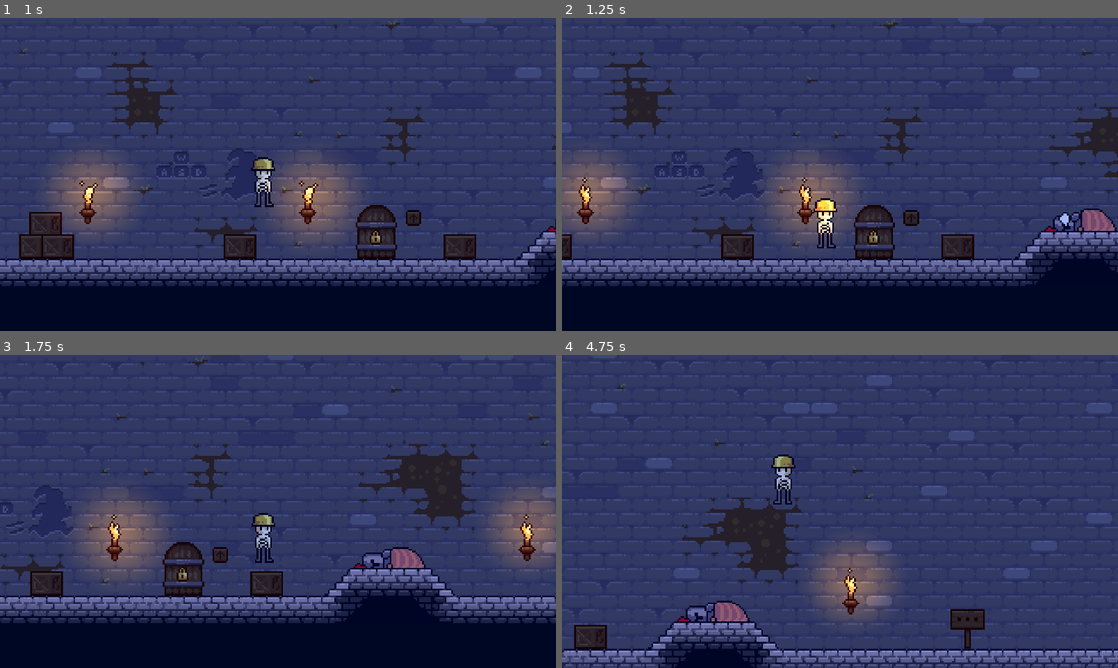
Above: before the commit, frames 1-4 (two rows, left to right).
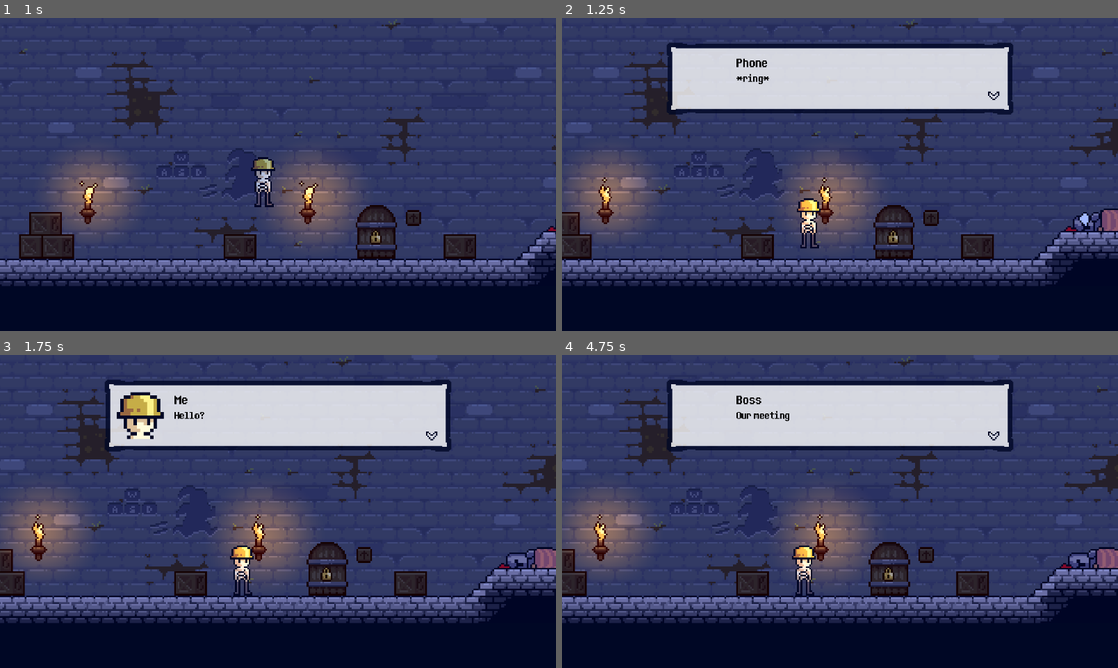
Above: after the commit, the same moments.

Repository: Lukko-Digital/You-Made-The-Dungeon
Game: Godot game, scene res://levels/level_0.tscn
Two runs of this game, one before a commit and one after it. Both use one fixed random seed, a clock stepped at 60 frames per second and the inputs below. The engine's default icon, where the game draws it, is replaced by a stand-in: a white triangle on a blue panel in a dark square.
Inputs:
- Up to frame 1 (1 s): hold D (right) from 0.53 s (still down); tap E (interact) at 0.6 s; tap Space (jump) at 0.77, 0.8 s
- Up to frame 2 (1.25 s): keep holding D (right); tap Space (jump) at 1.07 s
- Up to frame 3 (1.75 s): keep holding D (right); tap Space (jump) at 1.35, 1.52 s; tap E (interact) at 1.55 s
- Up to frame 4 (4.75 s): tap Space (jump) at 1.82, 2.3, 3.02, 3.32, 3.6, 3.77, 4.07, 4.52 s; release D (right) at 2.03 s; hold A (left) 2.03-2.78 s; tap E (interact) at 2.1, 2.85, 4.35 s; hold D (right) 2.78-4.28 s; hold A (left) from 4.28 s (still down)

Frame 1 is identical in both runs. In frame 2, 30% of the frame differs, in the area x 0-100%, y 0-86%; in frame 3, 41%; in frame 4, 49%, in the area x 0-100%, y 0-100%.
Error in both runs: Invalid assignment of property or key 'parameters/conditions/not_shot' with value of type 'bool' on a base object of type 'AnimationTree'. (res://scripts/playe…

Commit message:
implement phone call

Diff:
--- a/assets/dialogue/dialogue.json
+++ b/assets/dialogue/dialogue.json
@@ -28,6 +28,42 @@
 			{
 				"Name": "Me",
 				"Text": "Yup, better get moving."
+			}
+		]
+	},
+	"PhoneCall": {
+		"0": [
+			{
+				"Name": "Phone",
+				"Text": "*ring* *ring*"
+			},
+			{
+				"Name": "Me",
+				"Text": "Hello?"
+			},
+			{
+				"Name": "Boss",
+				"Text": "Hey! What are you still doing down there?"
+			},
+			{
+				"Name": "Boss",
+				"Text": "Our meeting is starting in five minutes!"
+			},
+			{
+				"Name": "Boss",
+				"Text": "You better get out of there before the knight wakes up!"
+			},
+			{
+				"Name": "Me",
+				"Text": "..."
+			},
+			{
+				"Name": "Phone",
+				"Text": "*click*"
+			},
+			{
+				"Name": "Me",
+				"Text": "Well, I'm right next to the elevator, I should make it in time."
 			}
 		]
 	},
--- /dev/null
+++ b/levels/PhoneCall.gd
@@ -0,0 +1,15 @@
+extends Area2D
+
+
+# Called when the node enters the scene tree for the first time.
+func _ready():
+	pass # Replace with function body.
+
+
+# Called every frame. 'delta' is the elapsed time since the previous frame.
+func _process(delta):
+	pass
+
+
+func _on_ui_phone_call_stop():
+	queue_free()
--- a/levels/level_0.tscn
+++ b/levels/level_0.tscn
@@ -1,10 +1,11 @@
-[gd_scene load_steps=11 format=3 uid="uid://bpydykihrxsm0"]
+[gd_scene load_steps=13 format=3 uid="uid://bpydykihrxsm0"]
 
 [ext_resource type="PackedScene" uid="uid://6ccfrhghlje3" path="res://scenes/player.tscn" id="1_dlxqc"]
 [ext_resource type="Texture2D" uid="uid://im4xv880umd8" path="res://assets/sprites/tilesetv7.png" id="2_fafdl"]
 [ext_resource type="PackedScene" uid="uid://dl8vc046fcjch" path="res://scenes/sleeping_knight.tscn" id="3_ggvro"]
 [ext_resource type="PackedScene" uid="uid://c01fab6j58ira" path="res://scenes/sign.tscn" id="4_066gy"]
 [ext_resource type="PackedScene" uid="uid://bkhd2ngxnf8vq" path="res://scenes/ui.tscn" id="5_gox0s"]
+[ext_resource type="Script" path="res://levels/PhoneCall.gd" id="6_5qg6s"]
 
 [sub_resource type="RectangleShape2D" id="RectangleShape2D_lexo2"]
 size = Vector2(14, 27)
@@ -1321,6 +1322,9 @@
 fill_from = Vector2(0.517845, 0.442735)
 fill_to = Vector2(-0.143, 0.323)
 
+[sub_resource type="WorldBoundaryShape2D" id="WorldBoundaryShape2D_ln604"]
+normal = Vector2(-1, 0)
+
 [node name="Node2D" type="Node2D"]
 
 [node name="player" parent="." instance=ExtResource("1_dlxqc")]
@@ -1414,5 +1418,15 @@
 
 [node name="ui" parent="." instance=ExtResource("5_gox0s")]
 
+[node name="PhoneCall" type="Area2D" parent="." groups=["npc"]]
+script = ExtResource("6_5qg6s")
+
+[node name="CollisionShape2D" type="CollisionShape2D" parent="PhoneCall"]
+position = Vector2(-33, 3)
+shape = SubResource("WorldBoundaryShape2D_ln604")
+
 [connection signal="area_entered" from="player/NPCDialogueCollider" to="ui" method="_on_npc_dialogue_collider_area_entered"]
 [connection signal="area_exited" from="player/NPCDialogueCollider" to="ui" method="_on_npc_dialogue_collider_area_exited"]
+[connection signal="phone_call_start" from="ui" to="player" method="_on_ui_phone_call_start"]
+[connection signal="phone_call_stop" from="ui" to="player" method="_on_ui_phone_call_stop"]
+[connection signal="phone_call_stop" from="ui" to="PhoneCall" method="_on_ui_phone_call_stop"]
--- a/scripts/player.gd
+++ b/scripts/player.gd
@@ -27,6 +27,7 @@
 var is_on_dart: bool = false
 var jumping_off_dart: bool = false
 var dart_exit_wall_jump_available = false
+var phone_call: bool = false
 
 func _ready():
 	animation_tree["parameters/conditions/not_shot"] = true
@@ -58,7 +59,7 @@
 
 func handle_movement_run(delta: float) -> void:
 	var direction := Input.get_action_strength("right") - Input.get_action_strength("left")
-
+	if phone_call: direction = 0
 	var norm_vel := velocity.x / RUN_SPEED
 	var norm_target_vel := direction
 	var is_decelerating: bool = (norm_vel * norm_target_vel <= 0) && (abs(norm_vel) > abs(norm_target_vel))
@@ -89,7 +90,7 @@
 	last_jump_input += delta
 	last_grounded += delta
 
-	if Input.is_action_just_pressed("jump"):
+	if Input.is_action_just_pressed("jump") and not phone_call:
 		last_jump_input = 0.0
 
 	if is_on_floor():
@@ -236,3 +237,11 @@
 		is_on_spikes = true
 		animation_tree["parameters/conditions/climb"] = true
 		animation_tree["parameters/conditions/not_climb"] = false
+
+
+func _on_ui_phone_call_start():
+	phone_call = true
+
+
+func _on_ui_phone_call_stop():
+	phone_call = false
--- a/scripts/ui.gd
+++ b/scripts/ui.gd
@@ -12,6 +12,9 @@
 var current_dialogue_idx = 0
 var display_in_progress = false
 var rng = RandomNumberGenerator.new()
+
+signal phone_call_start
+signal phone_call_stop
 
 @onready var dialogue_prompt: Control = $HBoxContainer/VBoxContainer/MarginContainer2/DialoguePrompt
 @onready var dialogue_box: NinePatchRect = $HBoxContainer/VBoxContainer/MarginContainer2/DialogueBox
@@ -52,7 +55,11 @@
 			in_interaction = true
 
 func _on_npc_dialogue_collider_area_entered(area):
-	if area.is_in_group('npc'):
+	if area.name == 'PhoneCall':
+		load_npc_dialogue('PhoneCall')
+		current_interactable_npc = area.name
+		phone_call_start.emit()
+	elif area.is_in_group('npc'):
 		dialogue_prompt.show()
 		current_interactable_npc = area.name
 
@@ -79,10 +86,14 @@
 func handle_dialogue_display(dialogue_list):
 	if current_dialogue_idx >= len(dialogue_list):
 		dialogue_box.hide()
-		dialogue_prompt.show()
 		num_interactions[current_interactable_npc] += 1
 		current_dialogue_idx = 0
+		if current_interactable_npc != 'PhoneCall':
+			dialogue_prompt.show()
+		else:
+			phone_call_stop.emit()
 		return
+
 
 	# handle visablilty
 	dialogue_box.show()
